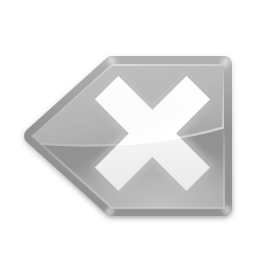
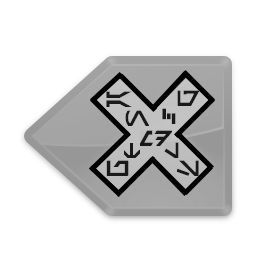
Before/after of a 256x256 layered artwork. What changed in the layer stack:
renamed "Слой 0" to "Фигура 23", painted on it over [24, 56, 232, 218]
